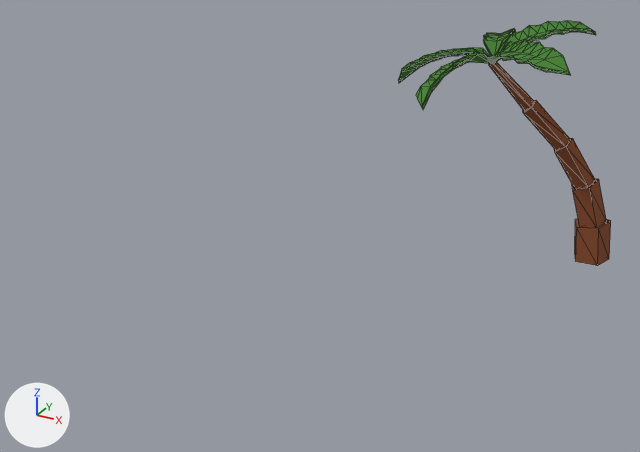
A saved change to the glTF model 3d models/mesh/palm3.glb.
Both versions are drawn from a 50 mm lens placed at (6.37, -8.71, 7.8), pointed at (-0.55, 3.86, 1.51). Arrows for +X, +Y and +Z are at lower left; the lights stay in place. Mesh edges are drawn as thin lines. Vertices at the same position are counted once.

Before the edit, the objects in view are built like this:
```python
me_cylinder_013 = bpy.data.meshes.new('Cylinder.013')
me_cylinder_013.from_pydata(...)  # 320 vertices, 600 faces; spans x -2.58..2.36, y -5.08..0.55, z -0.09..5.67
me_cylinder_013.materials.append(mat_apollo_x100)  # picture img_apollo_100x
ob_пальма1 = bpy.data.objects.new('пальма1', me_cylinder_013)
ob_пальма1.location = (3.25, 8.26, 0.0)
ob_пальма1.rotation_euler = (0.0, 0.0, -1.279)  # degrees (0, 0, -73)
ob_пальма1.scale = (0.803, 0.803, 0.803)
```
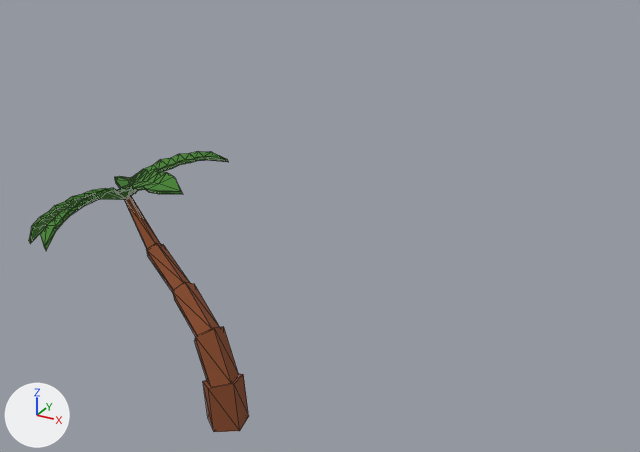
What differs and where, as boxes (x1, y1, x2, y2) in the pictures (640 x 452 px; the box of a moved part takes in the faces that stretch with it):
'пальма1', reshaped, moved, turned, rescaled: before (398, 20, 611, 266); after (29, 151, 249, 432)
part 1 of me_cylinder_013, moved or reshaped: before (416, 50, 492, 110); after (129, 151, 228, 197)
part 2 of me_cylinder_013, moved or reshaped: before (483, 29, 515, 55); after (40, 188, 125, 250)
part 3 of me_cylinder_013, moved or reshaped: before (495, 20, 596, 62); after (29, 188, 106, 244)
part 4 of me_cylinder_013, moved or reshaped: before (486, 39, 570, 75); after (114, 176, 137, 193)
part 5 of me_cylinder_013, moved or reshaped: before (398, 47, 489, 83); after (115, 169, 183, 198)
part 6 of me_cylinder_013, moved or reshaped: before (489, 62, 611, 266); after (125, 197, 249, 432)

Patch to the scene script:
```diff
--- a/3d models/mesh/palm3.glb.py
+++ b/3d models/mesh/palm3.glb.py
@@ me_cylinder_013 @@
 # used by ob_пальма1; location = (3.25, 8.26, 0.0); rotation_euler = (0.0, 0.0, -1.279), in degrees (0, 0, -73); scale = (0.803, 0.803, 0.803)
-me_cylinder_013.from_pydata(...)  # 320 vertices, 600 faces; spans x -2.58..2.36, y -5.08..0.55, z -0.09..5.67
+me_cylinder_013.from_pydata(...)  # 320 vertices, 600 faces; spans x -2.56..2.32, y -5.96..0.4, z -0.07..4.96
+# me_cylinder_013 part 1: the loose piece of 54 vertices spanning x 0.1..2.36, y -4.34..-2.73, z 4.19..5.2 is multiplied about its middle by the matrix ((-0.859, 0.304, 0.262), (-0.401, -0.651, -0.561), (0.0, -0.619, 0.718)), then moved by (-2.51, -0.17, -0.4)
+# me_cylinder_013 part 2: the loose piece of 54 vertices spanning x -2.58..0.11, y -3.04..-2.25, z 4.66..5.36 is multiplied about its middle by the matrix ((-0.859, 0.304, 0.262), (-0.401, -0.651, -0.561), (0.0, -0.619, 0.718)), then moved by (2.42, -0.84, -1.04)
+# me_cylinder_013 part 3: the loose piece of 54 vertices spanning x -1.07..0.33, y -2.72..-0.36, z 4.78..5.67 is multiplied about its middle by the matrix ((-0.859, 0.304, 0.262), (-0.401, -0.651, -0.561), (0.0, -0.619, 0.718)), then moved by (1.21, -3.12, -1.78)
+# me_cylinder_013 part 4: the loose piece of 54 vertices spanning x 0.1..2.22, y -2.87..-1.05, z 4.78..5.59 is multiplied about its middle by the matrix ((-0.859, 0.304, 0.262), (-0.401, -0.651, -0.561), (0.0, -0.619, 0.718)), then moved by (-1.78, -3.01, -1.51)
+# me_cylinder_013 part 5: the loose piece of 54 vertices spanning x -1.1..0.14, y -5.08..-2.7, z 3.93..5.11 is multiplied about its middle by the matrix ((-0.859, 0.304, 0.262), (-0.401, -0.651, -0.561), (0.0, -0.619, 0.718)), then moved by (0.51, 1.19, -0.13)
+# me_cylinder_013 part 6: 50 of 320 vertices moved; they spanned x -0.4..0.48, y -2.82..0.55, z -0.09..4.87 and now span x -0.54..0.33, y -3.94..0.4, z -0.07..3.94; mean shift (-0.17, -0.58, -0.36); largest move (0.07, -2.82, 4.76) -> (-0.13, -3.94, 3.83)
 me_cylinder_013.materials.append(mat_apollo_x100)
@@ ob_пальма1 @@
 ob_пальма1 = bpy.data.objects.new('пальма1', me_cylinder_013)
-ob_пальма1.location = (3.25, 8.26, 0.0)
-ob_пальма1.rotation_euler = (0.0, 0.0, -1.279)  # degrees (0, 0, -73)
-ob_пальма1.scale = (0.803, 0.803, 0.803)
+ob_пальма1.location = (0.0, 0.0, 0.0)
+ob_пальма1.rotation_euler = (0.0, 0.0, -1.971)  # degrees (0, 0, -113)
+ob_пальма1.scale = (0.686, 0.686, 0.686)
```
